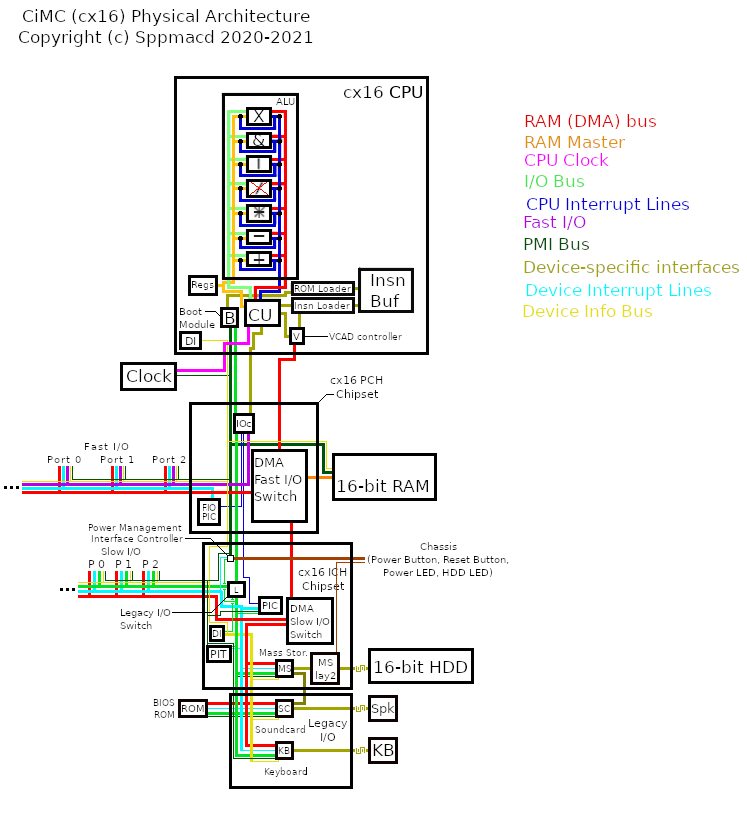
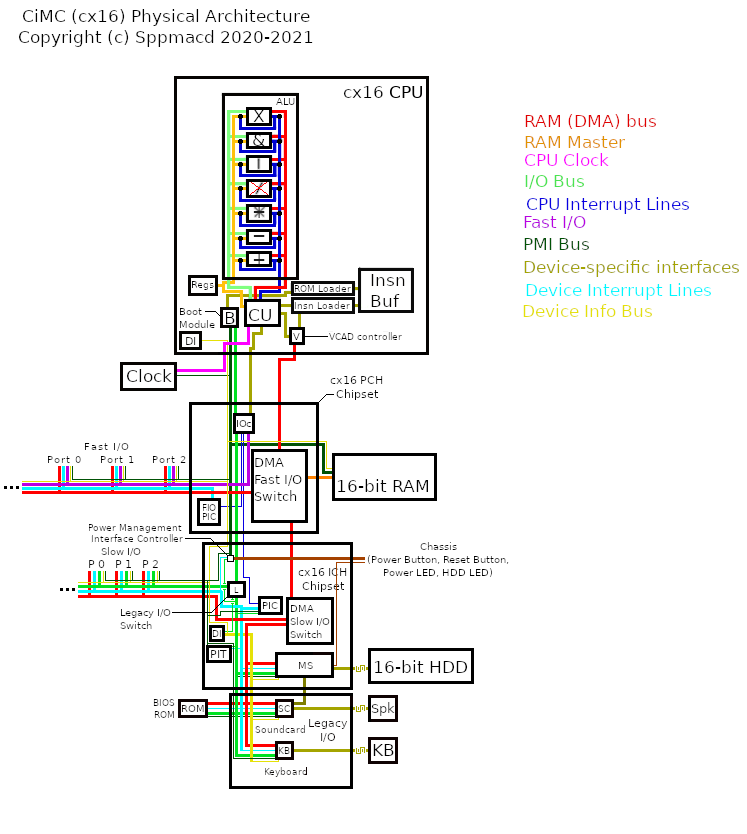
Layers edited between the first and the second 747 x 834 image:
painted on "Background" over [259, 649, 340, 685]
